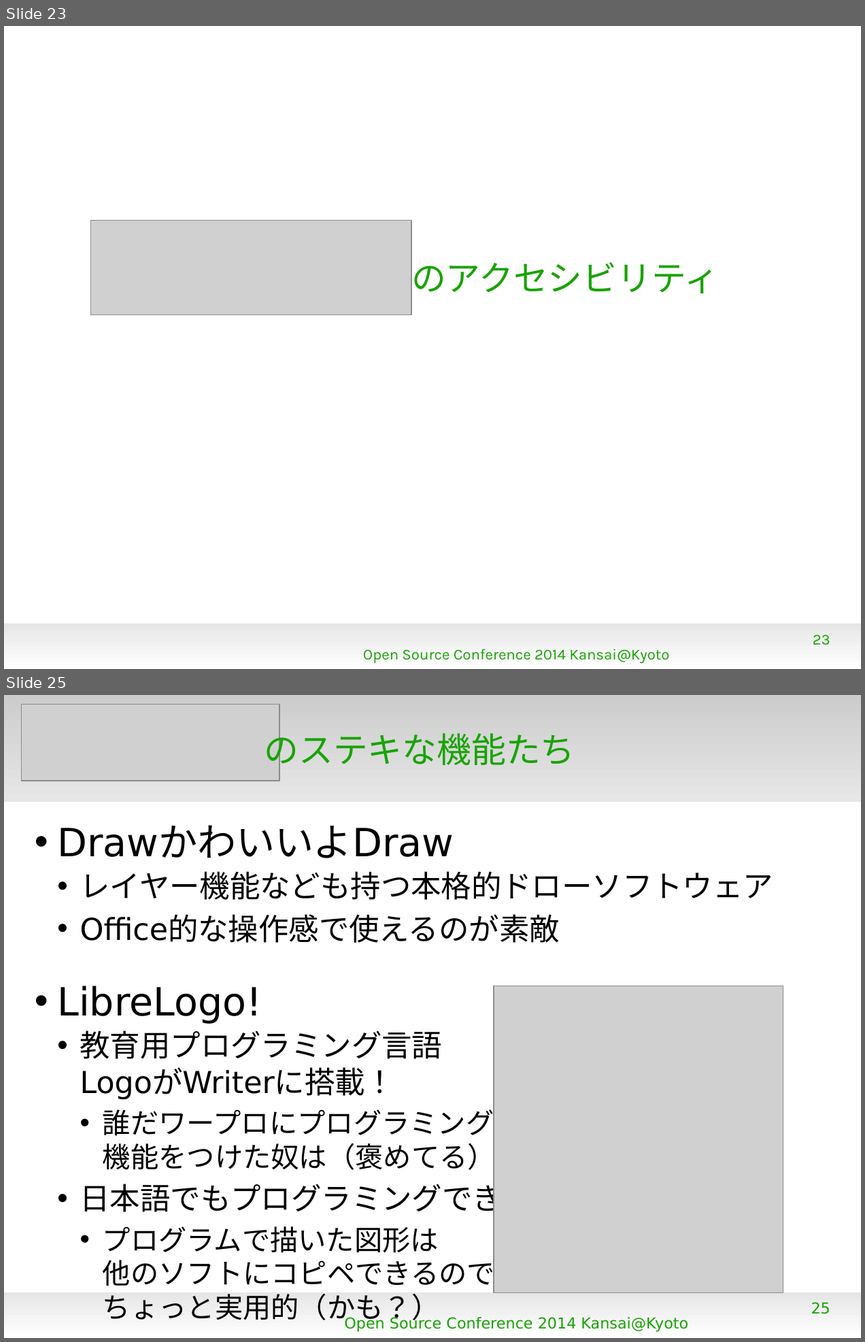
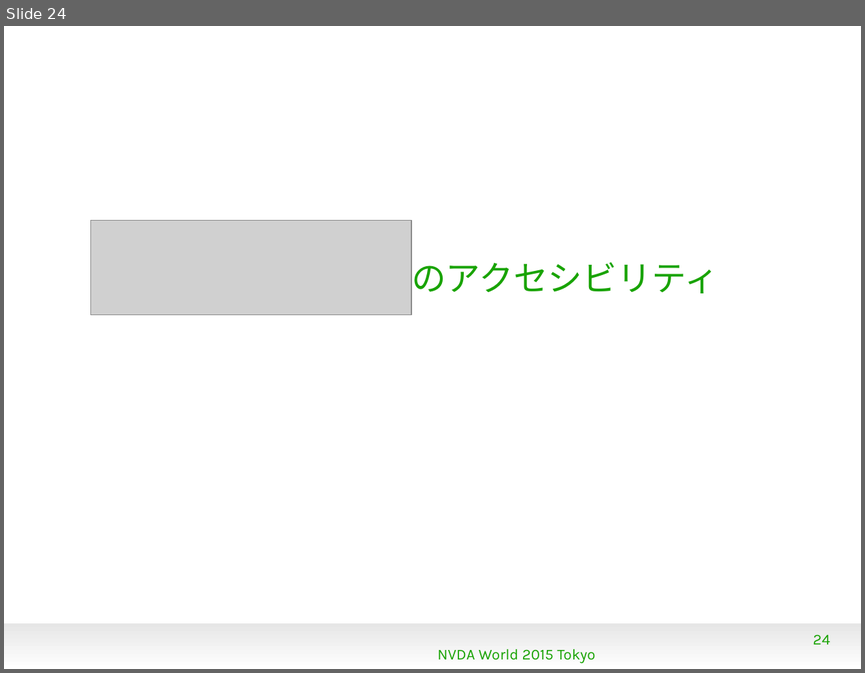
Before and after one commit to naruoga/KantoLibreOffice, a slide deck: others/NVDAworld2015.odp. Shown one above the other, each under a label of ours: slides 23 and 25 before the commit, slide 24 after it; the slides between them are not shown. The pictures are 865x1342 and 865x673 pixels, drawn with LibreOffice and Linux fonts; fonts in the diff are those of the drawing; grey boxes stand for pictures; background and template pictures are left out. Boxes give left, top, right and bottom in pixels: in the first picture for what was removed or moved away, otherwise in the second. Text is boxed around its words. In the diff, an @@ line names an element or a change of style, - is before the commit and + after.

```diff
--- a/others/NVDAworld2015.odp
+++ b/others/NVDAworld2015.odp
@@ slide 25 removed at (4, 695, 861, 1338), background #FFFFFF; not listed: 1 template element that a slide beside it also shows @@
@@ rectangle removed at (4, 695, 861, 802) @@
@@ picture removed at (22, 705, 280, 781) @@
@@ title removed at (264, 727, 575, 771) @@
-のステキな機能たち
@@ text removed at (57, 825, 774, 1324) @@
-• DrawかわいいよDraw
-  • レイヤー機能なども持つ本格的ドローソフトウェア
-  • Office的な操作感で使えるのが素敵
-• LibreLogo!
-  • 教育用プログラミング言語
-    LogoがWriterに搭載！
-    • 誰だワープロにプログラミング
-      機能をつけた奴は（褒めてる）
-  • 日本語でもプログラミングできる
-    • プログラムで描いた図形は
-      他のソフトにコピペできるので
-      ちょっと実用的（かも？）
@@ picture removed at (494, 986, 784, 1293) @@
@@ page number removed at (811, 1302, 830, 1314) @@
-25
@@ text removed at (344, 1316, 688, 1331) @@
-Open Source Conference 2014 Kansai@Kyoto
@@ what was slide 23 is now slide 24 @@
@@ slide 24 changed as well @@
@@ page number at (813, 635, 830, 644): text changed @@
-23
+24
@@ text at (437, 649, 595, 663): text changed @@
-Open Source Conference 2014 Kansai@Kyoto
+NVDA World 2015 Tokyo
```
Also in this commit, not shown: 20 other slides changed, 3 slides added, 18 other slides removed.
